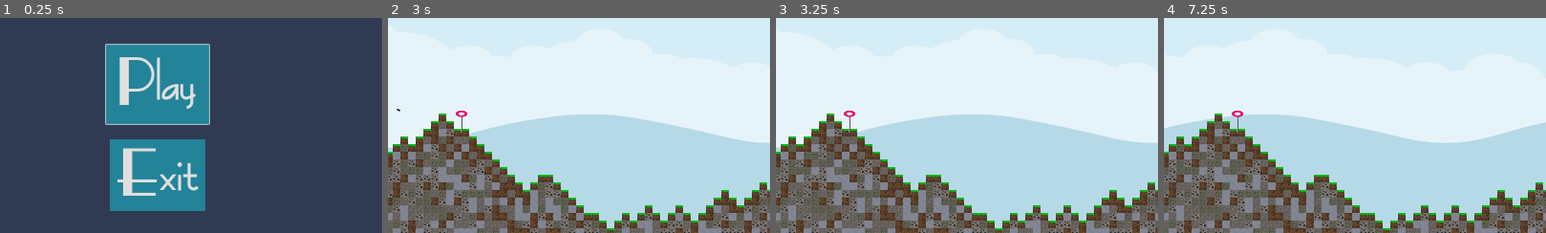
Above: before the commit, frames 1-4 (left to right).
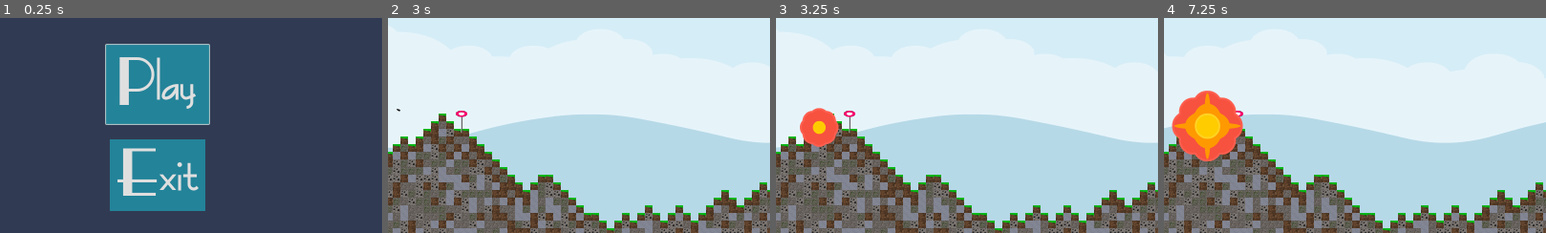
Above: after the commit, the same moments.

Repository: Coding-4Fun/Just4Fun_Mini_Shootergame
Game: Godot game, scene res://UI/MainMenuUI.tscn
Two runs of this game, one before a commit and one after it. Both use one fixed random seed, a clock stepped at 60 frames per second and the inputs below.
Inputs (mouse positions are % of the whole screen's width and height, from its top left):
- Up to frame 1 (0.25 s): no input
- Up to frame 2 (3 s): click "Play" at 0.5 s; tap Enter at 1.25, 2.75 s; move the mouse to (72, 45) at 1.27 s; hold Right (ui_right) 1.28-2.03 s; tap Mouse wheel down (cannon_power_minus) at 1.35 s; tap Space (cannon_shoot) at 2, 2.85 s; move the mouse to (30, 55) at 2.02 s; hold Down (ui_down) 2.03-2.78 s; tap Mouse wheel up (cannon_power_plus) at 2.1 s; move the mouse to (60, 28) at 2.77 s; hold Right (ui_right) from 2.78 s (still down)
- Up to frame 3 (3.25 s): keep holding Right (ui_right)
- Up to frame 4 (7.25 s): move the mouse to (45, 70) at 3.52 s; release Right (ui_right) at 3.53 s; hold Up (ui_up) 3.53-4.28 s; tap one key every 0.75 s from 3.6 s: Ctrl Mouse wheel down (cannon_power_minus) Mouse wheel up (cannon_power_plus) Space (cannon_shoot) Ctrl; move the mouse to (80, 65) at 4.27 s; hold Left (ui_left) 4.28-5.78 s; move the mouse to (20, 35) at 5.02 s; move the mouse to (55, 50) at 5.77 s; hold Down (ui_down) 5.78-6.53 s; move the mouse to (35, 25) at 6.52 s; hold Right (ui_right) from 6.53 s (still down)
The pictures show only the part of the screen within x 29-79%, y 24-74%; the shares and areas given below are measured in that part.

Frames 1-2 are identical in both runs. In frame 3, 1.4% of the frame differs, in the area x 6-17%, y 41-60%; in frame 4, 4.4%, in the area x 2-21%, y 33-67%.

Commit message:
Fix: Tile ID and Position for Explosion when bullet hit the ground

Diff:
--- a/CannonBall/Cannonball.gd
+++ b/CannonBall/Cannonball.gd
@@ -41,9 +41,8 @@
 		if collider is TileMap:
 			# Find the character's position in tile coordinates
 			var colpos = collision.get_position()
-			var tile_pos = collider.map_to_local(colpos)
+			var tile_pos = collider.local_to_map(colpos)
 			# Find the colliding tile position
-			tile_pos -= collision.get_normal()
 			# Get the tile id
 			var tile_id = collider.get_cell_source_id(0,tile_pos)
 			if tile_id == 0:
